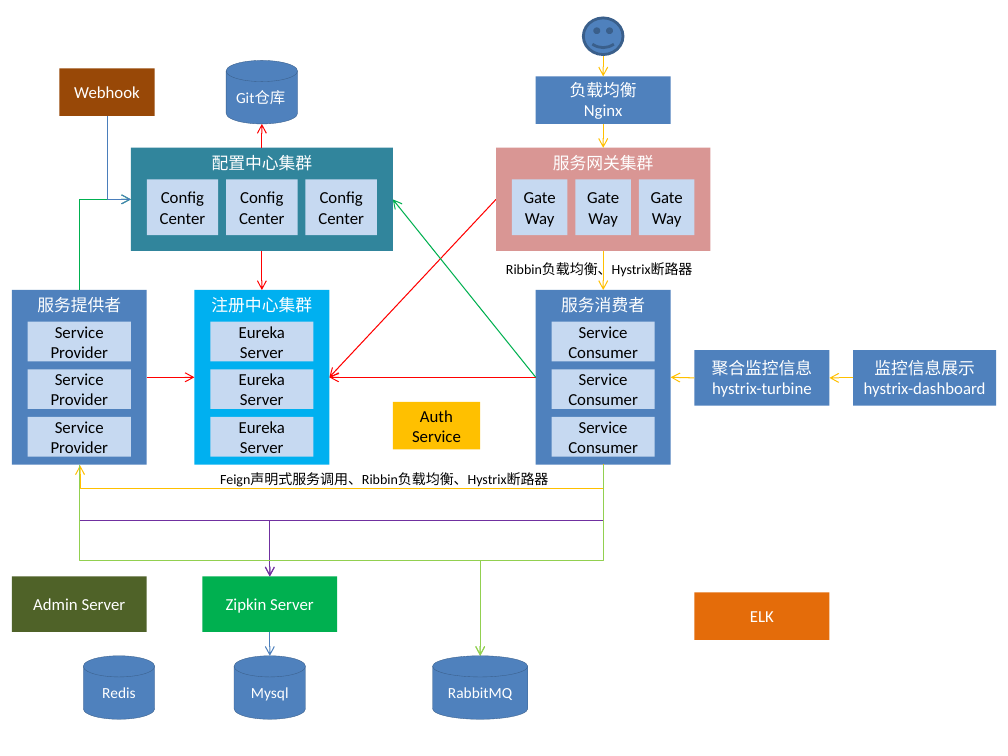
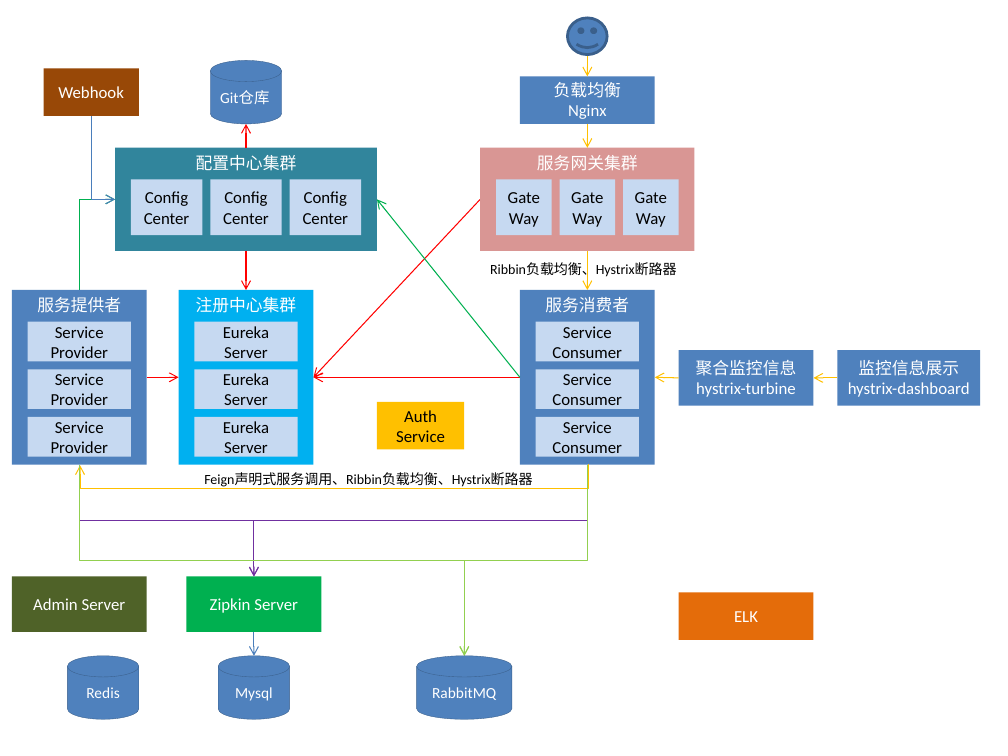
Before and after one commit to chenjuwen/springcloud, a slide deck: slide 2 of doc/架构图.pptx. Drawn at 1008x756 pixels with LibreOffice and Linux fonts; fonts in the diff are those of the drawing. Boxes give left, top, right and bottom in pixels: in the first picture for what was removed or moved away, otherwise in the second. Text is boxed around its words. In the diff, an @@ line names an element or a change of style, - is before the commit and + after.

```diff
--- a/doc/架构图.pptx
+++ b/doc/架构图.pptx
@@ elbow arrow moved from (80, 290) - (131, 200) to (80, 290) - (115, 200) @@
@@ arrow moved from (147, 377) - (195, 377) to (147, 377) - (178, 377) @@
@@ 23 rectangles, 11 arrows, 4 cylinders, 3 elbow arrows, 2 texts, 1 smiley face: place and size @@
-23 rectangles, 11 arrows, 4 cylinders, 3 elbow arrows, 2 texts, 1 smiley face at <box>59,18,996,720</box>
+23 rectangles, 11 arrows, 4 cylinders, 3 elbow arrows, 2 texts, 1 smiley face at <box>43,18,981,720</box>
@@ elbow arrow moved from (80, 465) - (480, 656) to (80, 465) - (465, 656) @@
@@ elbow arrow moved from (604, 464) - (80, 466) to (588, 464) - (80, 466) @@
@@ elbow arrow moved from (80, 465) - (270, 577) to (80, 465) - (254, 577) @@
```
Also in this commit, not shown: 1 other slide changed, 12 other files.
